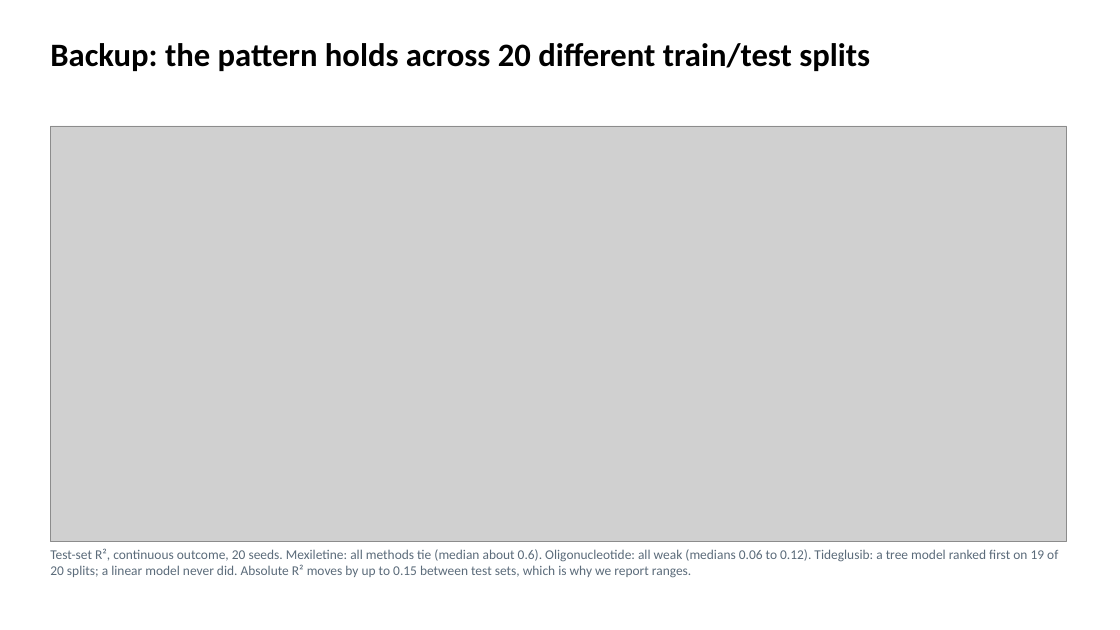
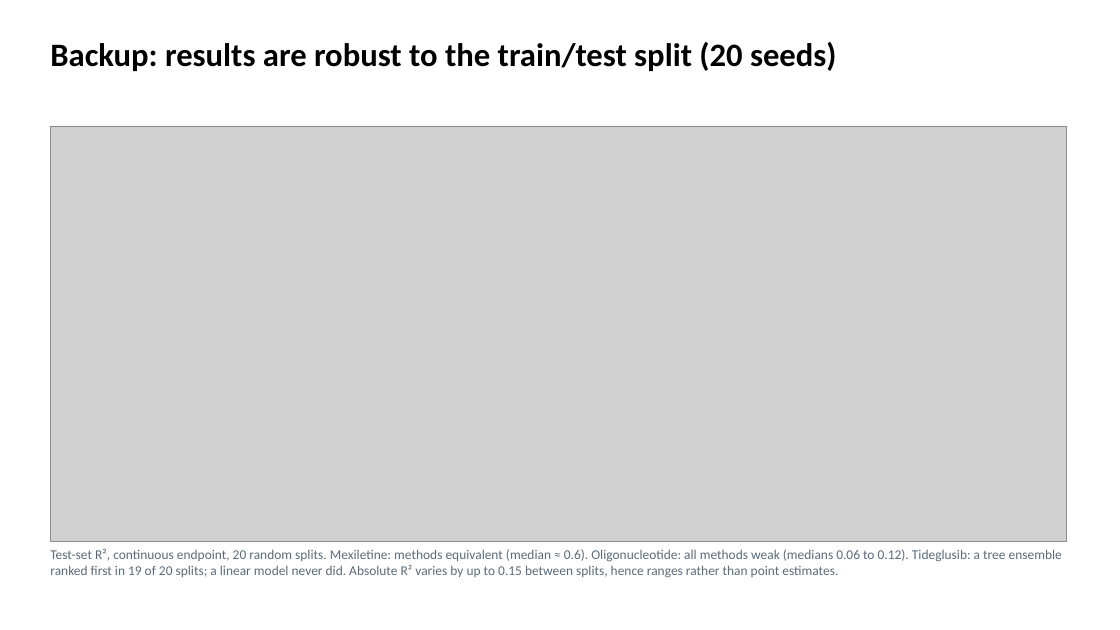
Before and after one commit to euibeom135-cell/acop2026-hackathon-team1, a slide deck: slide 7 of slides/Team1_DM1_slides.pptx. Drawn at 1120x630 pixels with LibreOffice and Linux fonts; fonts in the diff are those of the drawing; grey boxes stand for pictures. Boxes give left, top, right and bottom in pixels: in the first picture for what was removed or moved away, otherwise in the second. Text is boxed around its words. In the diff, an @@ line names an element or a change of style, - is before the commit and + after.

```diff
--- a/slides/Team1_DM1_slides.pptx
+++ b/slides/Team1_DM1_slides.pptx
@@ title at [50, 42, 837, 71]: text changed @@
-Backup: the pattern holds across 20 different train/test splits
+Backup: results are robust to the train/test split (20 seeds)
@@ text at [50, 548, 1062, 578]: text changed @@
-Test-set R², continuous outcome, 20 seeds. Mexiletine: all methods tie (median about 0.6). Oligonucleotide: all weak (medians 0.06 to 0.12). Tideglusib: a tree model ranked first on 19 of 20 splits; a linear model never did. Absolute R² moves by up to 0.15 between test sets, which is why we report ranges.
+Test-set R², continuous endpoint, 20 random splits. Mexiletine: methods equivalent (median ≈ 0.6). Oligonucleotide: all methods weak (medians 0.06 to 0.12). Tideglusib: a tree ensemble ranked first in 19 of 20 splits; a linear model never did. Absolute R² varies by up to 0.15 between splits, hence ranges rather than point estimates.
```
Also in this commit, not shown: 8 other slides changed.
